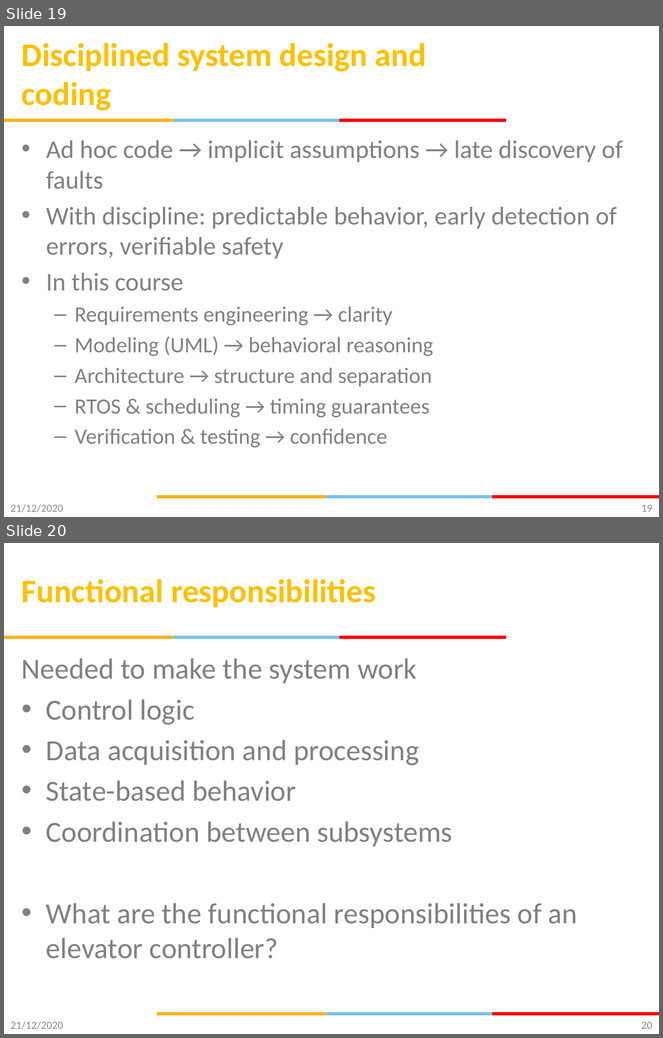
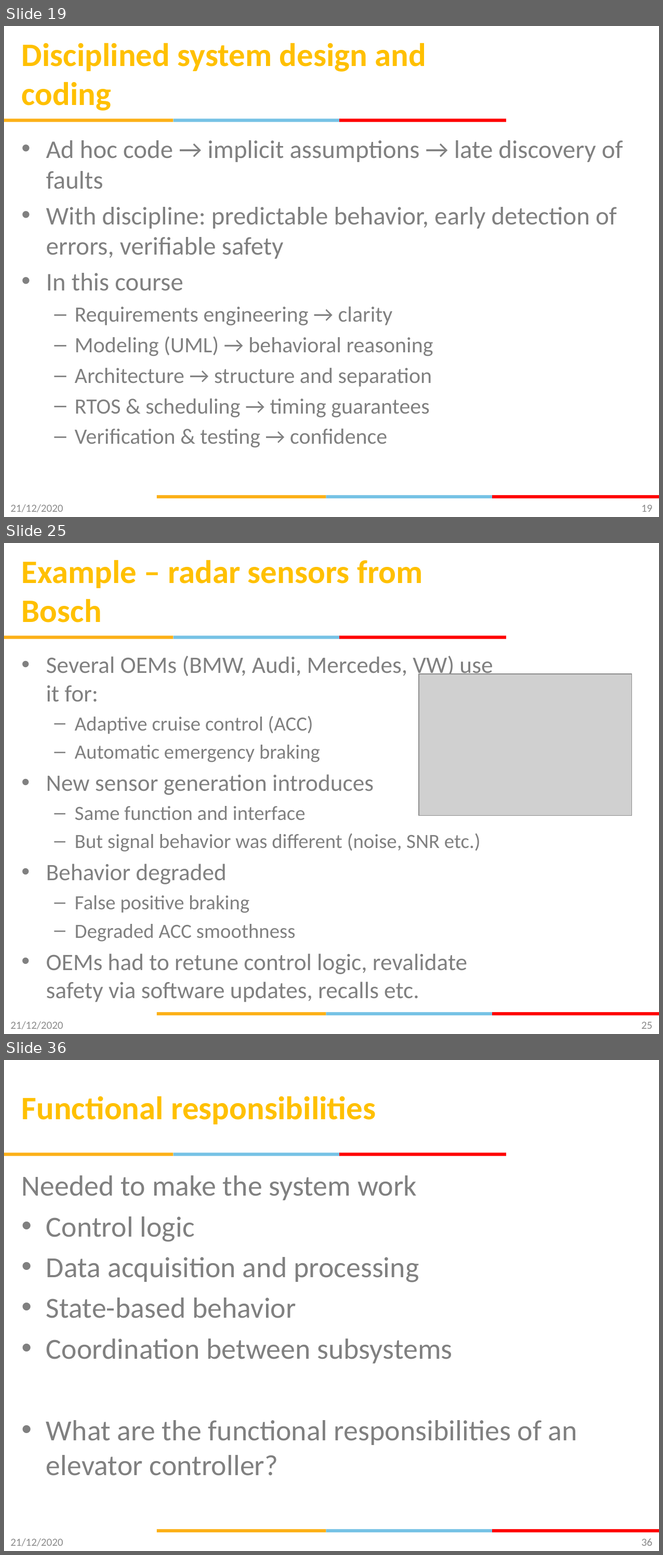
Before and after one commit to gsaurabhr-teaching/csg523-material, a slide deck: Lec-1-3-Intro.pptx. Shown one above the other, each under a label of ours: slides 19 and 20 before the commit, slides 19, 25 and 36 after it; the slides between them are not shown. The pictures are 663x1038 and 663x1555 pixels, drawn with LibreOffice and Linux fonts; fonts in the diff are those of the drawing; grey boxes stand for pictures; background and template pictures are left out. Boxes give left, top, right and bottom in pixels: in the first picture for what was removed or moved away, otherwise in the second. Text is boxed around its words. In the diff, an @@ line names an element or a change of style, - is before the commit and + after.

Commit message:
Updated lec-1-3-intro lifecycle requirements for embedded systems

```diff
--- a/Lec-1-3-Intro.pptx
+++ b/Lec-1-3-Intro.pptx
@@ slide 25 added at [4, 543, 659, 1034], background #FFFFFF; not listed: 6 template elements that a slide beside it also shows @@
@@ title added at [22, 560, 423, 623], 36 pt, text #FFC000, bold @@
+Example – radar sensors from Bosch
@@ text added at [46, 656, 493, 1002], 25.9 pt, text #808080 @@
+• Several OEMs (BMW, Audi, Mercedes, VW) use it for:
+  – Adaptive cruise control (ACC)
+  – Automatic emergency braking
+• New sensor generation introduces
+  – Same function and interface
+  – But signal behavior was different (noise, SNR etc.)
+• Behavior degraded
+  – False positive braking
+  – Degraded ACC smoothness
+• OEMs had to retune control logic, revalidate safety via software updates, recalls etc.
@@ picture added at [419, 674, 632, 815] @@
@@ text added at [11, 1021, 63, 1030], 12 pt, text #8C8C8C @@
+21/12/2020
@@ page number added at [642, 1022, 652, 1029], 12 pt, text #898989 @@
+25
@@ what was slide 20 is now slide 36 @@
@@ page number at [642, 1539, 652, 1546]: text changed @@
-20
+36
```
Also in this commit, not shown: 15 other slides added.
